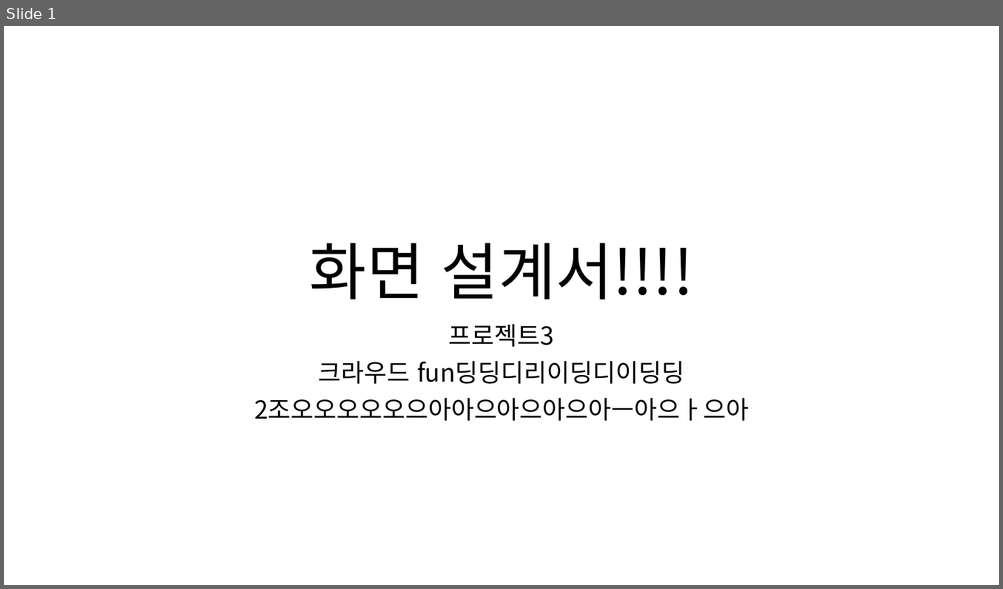
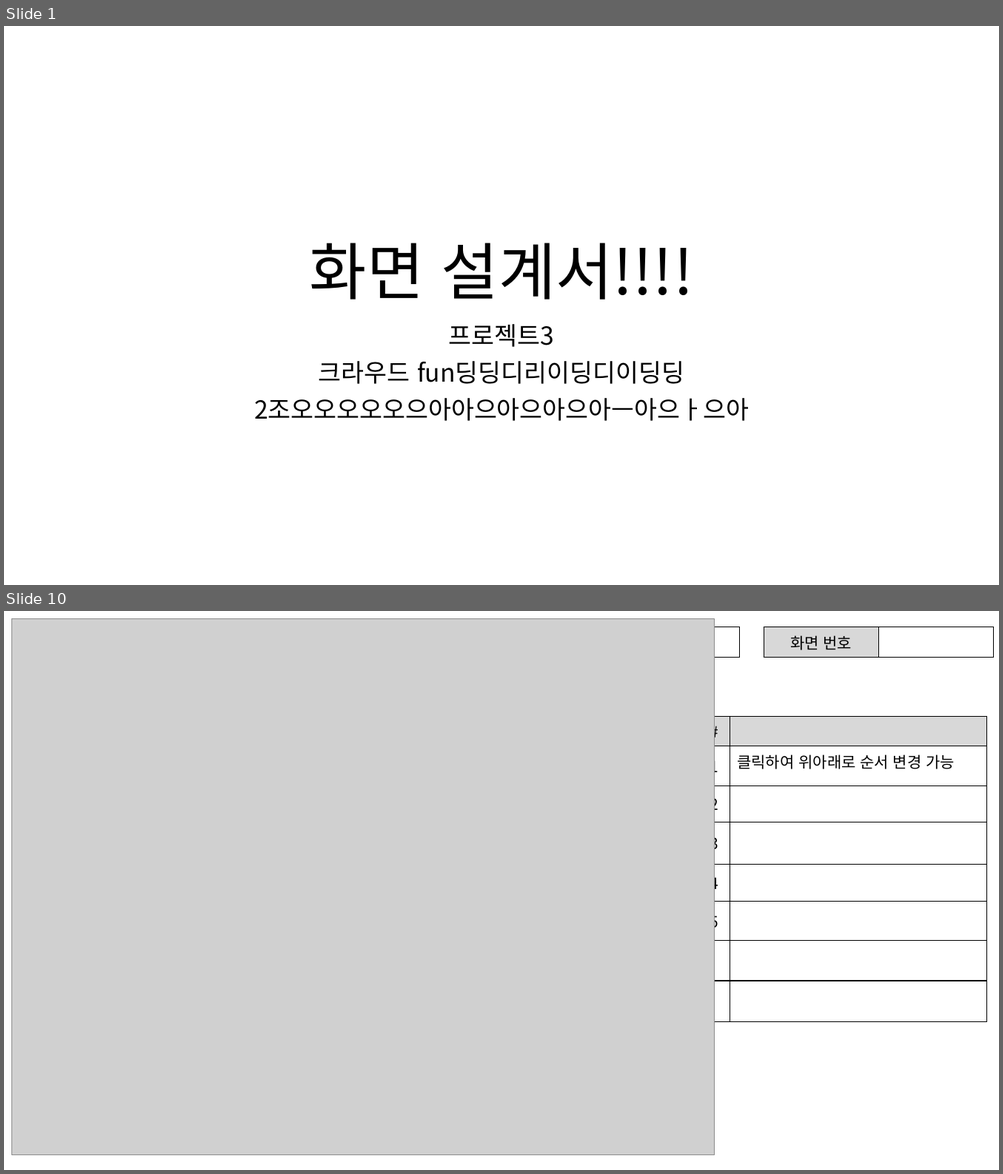
Before and after one commit to ezenteam2/RentalEquip, a slide deck: 0 발표용 파워포인트/0313 2차발표/0313 project04 - 파워포인트 - 현태.pptx. Shown one above the other, each under a label of ours: slide 1 before the commit, slides 1 and 10 after it; the slides between them are not shown. The pictures are 1003x589 and 1003x1174 pixels, drawn with LibreOffice and Linux fonts; fonts in the diff are those of the drawing; grey boxes stand for pictures. Boxes give left, top, right and bottom in pixels: in the first picture for what was removed or moved away, otherwise in the second. Text is boxed around its words. In the diff, an @@ line names an element or a change of style, - is before the commit and + after.

```diff
--- a/0 발표용 파워포인트/0313 2차발표/0313 project04 - 파워포인트 - 현태.pptx
+++ b/0 발표용 파워포인트/0313 2차발표/0313 project04 - 파워포인트 - 현태.pptx
@@ slide 10 added at bbox=[4, 611, 999, 1170], background #FFFFFF @@
@@ picture added at bbox=[11, 619, 714, 1156] @@
@@ table added at bbox=[510, 627, 740, 653], 1 rows, 2 columns @@
+프로젝트 | 
@@ table added at bbox=[763, 627, 993, 653], 1 rows, 2 columns @@
+화면 번호 | 
@@ table added at bbox=[699, 716, 987, 1019], 8 rows, 2 columns @@
+# | 
+1 | 클릭하여 위아래로 순서 변경 가능
+2 | 
+3 | 
+4 | 
+5 | 
+ | 
+ | 
```
Also in this commit, not shown: 8 other slides added, 2 other files.
